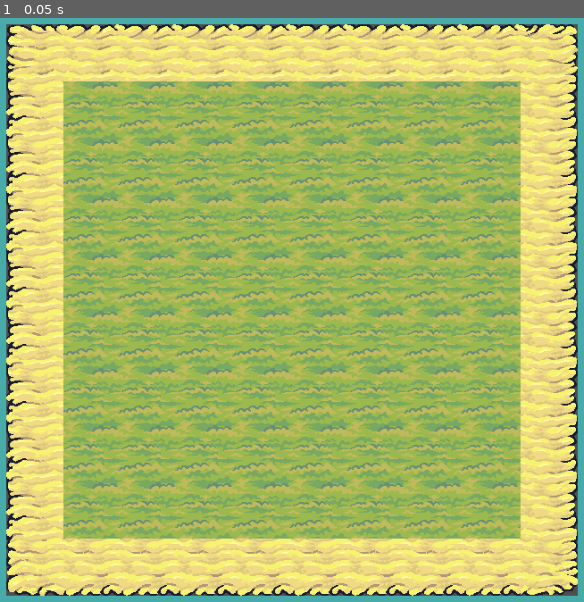
Above: before the commit, frame 1.
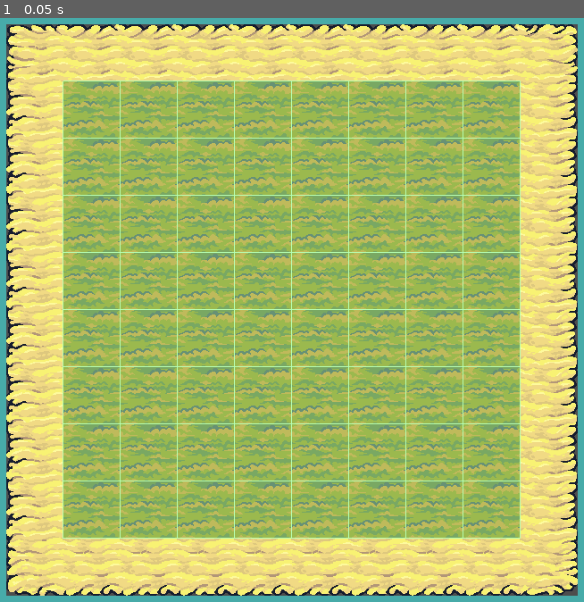
Above: after the commit, the same moment.

Repository: Theosxenos/gamedevtv-game-jam-2025
Game: Godot game, scene res://scenes/game/game.tscn
The game is run twice, just before and just after one commit, with the same random seed, the same clock (stepped at 60 frames per second) and the same inputs. This scene is started directly instead of the project's main scene.
Inputs:
- Up to frame 1 (0.05 s): no input

The runs differ from the first frame. In frame 1, 3.4% of the frame differs, in the area x 10-90%, y 10-90%.

Commit message:
Implement playfield grid

Diff:
--- a/project.godot
+++ b/project.godot
@@ -11,7 +11,7 @@
 [application]
 
 config/name="GameDevTV Game Jam 2025"
-run/main_scene="uid://c72nua3260g6o"
+run/main_scene="uid://cw3y4mh44kf6w"
 config/features=PackedStringArray("4.4", "GL Compatibility")
 config/icon="res://icon.svg"
 
--- a/scenes/world/world.tscn
+++ b/scenes/world/world.tscn
@@ -1,7 +1,9 @@
-[gd_scene load_steps=7 format=4 uid="uid://uwww8wkvneoj"]
+[gd_scene load_steps=9 format=4 uid="uid://uwww8wkvneoj"]
 
+[ext_resource type="Script" uid="uid://b7s8ji61yam51" path="res://scripts/world.gd" id="1_1fp7r"]
 [ext_resource type="Texture2D" uid="uid://cpjafse0q8l5e" path="res://scenes/world/Ground/Tilemap_Flat.png" id="1_dphjl"]
 [ext_resource type="Texture2D" uid="uid://bnfhbo638qi62" path="res://scenes/world/Water/Water.png" id="2_sl2e5"]
+[ext_resource type="Script" uid="uid://xivf4473exw7" path="res://scripts/grid.gd" id="4_6m72w"]
 
 [sub_resource type="TileSetAtlasSource" id="TileSetAtlasSource_sl2e5"]
 texture = ExtResource("1_dphjl")
@@ -55,8 +57,10 @@
 sources/1 = SubResource("TileSetAtlasSource_1fp7r")
 
 [node name="World" type="Node2D"]
+script = ExtResource("1_1fp7r")
 
 [node name="Terrain" type="TileMapLayer" parent="."]
+z_index = -1
 tile_set = SubResource("TileSet_ifgtf")
 
 [node name="Terrain" type="TileMapLayer" parent="Terrain"]
@@ -66,3 +70,13 @@
 [node name="Water" type="TileMapLayer" parent="Terrain"]
 tile_map_data = PackedByteArray("AAAAAAAAAQAAAAAAAAAAAAEAAQAAAAAAAAAAAAIAAQAAAAAAAAAAAAMAAQAAAAAAAAAAAAQAAQAAAAAAAAAAAA …(1456 unchanged characters)…
 tile_set = SubResource("TileSet_6m72w")
+
+[node name="Grid" type="Node2D" parent="."]
+script = ExtResource("4_6m72w")
+grid_color = Color(0.717645, 0.9983, 0.703037, 1)
+
+[node name="Start" type="Marker2D" parent="Grid"]
+position = Vector2(192, 192)
+
+[node name="End" type="Marker2D" parent="Grid"]
+position = Vector2(704, 704)
--- /dev/null
+++ b/scripts/grid.gd
@@ -0,0 +1,19 @@
+extends Node2D
+
+@export var cell_size := Vector2(64,64)
+@export var grid_color := Color(0.2, 0.2, 0.2)
+
+
+@onready var start := $Start.position as Vector2
+@onready var end := $End.position as Vector2
+
+
+func _draw() -> void:
+	_draw_grid()
+
+
+func _draw_grid() -> void:
+	for x in range(start.x, end.x + cell_size.x, cell_size.x):
+		draw_line(Vector2(x, start.y), Vector2(x, end.y), grid_color, 1)
+	for y in range(start.y, end.y + cell_size.y, cell_size.y):
+		draw_line(Vector2(start.x, y), Vector2(end.x, y), grid_color, 1)
--- /dev/null
+++ b/scripts/world.gd
@@ -0,0 +1 @@
+class_name World extends Node2D
Not shown, added: scripts/grid.gd.uid
Not shown, added: scripts/world.gd.uid
